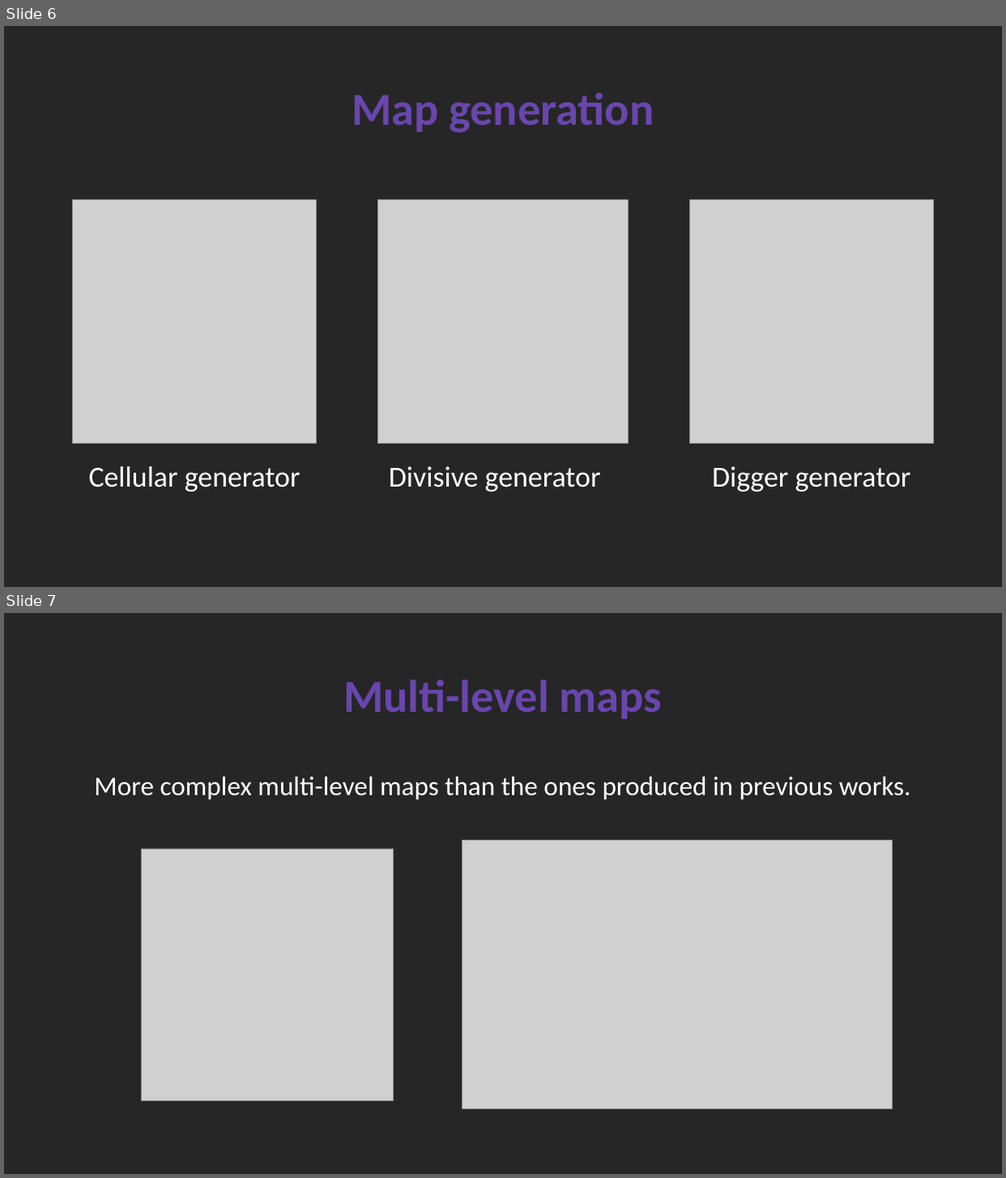
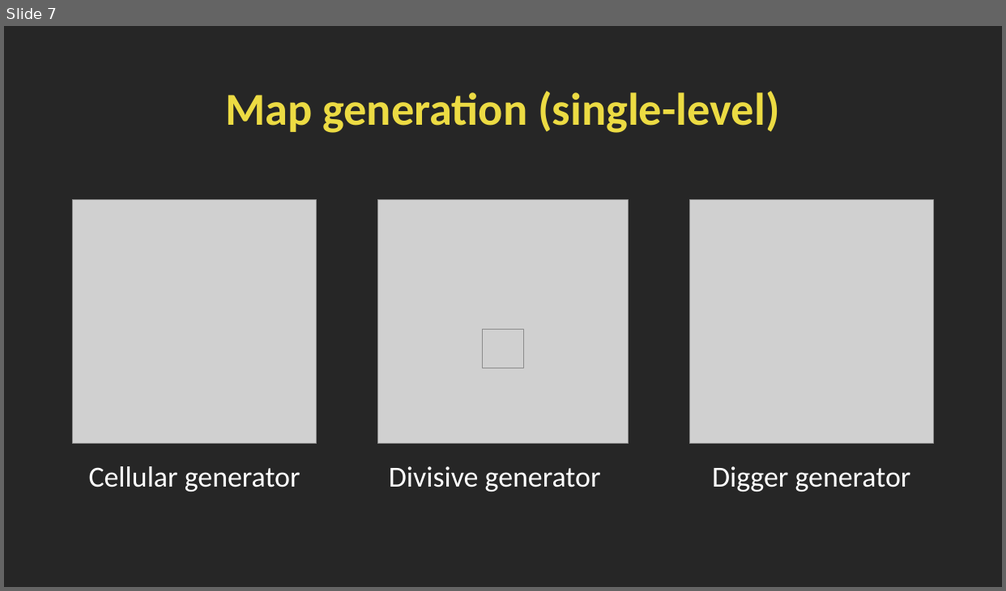
Before and after one commit to SimoDedo/ProjectArena, a slide deck: Presentation/An Online Framework for User-Based Analysis of Maps in First Person Shooters.pptx. Shown one above the other, each under a label of ours: slides 6 and 7 before the commit, slide 7 after it. The pictures are 1006x1178 and 1006x591 pixels, drawn with LibreOffice and Linux fonts; fonts in the diff are those of the drawing; grey boxes stand for pictures. Boxes give left, top, right and bottom in pixels: in the first picture for what was removed or moved away, otherwise in the second. Text is boxed around its words. In the diff, an @@ line names an element or a change of style, - is before the commit and + after.

```diff
--- a/Presentation/An Online Framework for User-Based Analysis of Maps in First Person Shooters.pptx
+++ b/Presentation/An Online Framework for User-Based Analysis of Maps in First Person Shooters.pptx
@@ slide 7 removed at box(4, 613, 1002, 1174), background #262626 @@
@@ title removed at box(343, 679, 662, 719) @@
-Multi-level maps
@@ text removed at box(94, 777, 911, 800) @@
-More complex multi-level maps than the ones produced in previous works.
@@ picture removed at box(142, 849, 394, 1101) @@
@@ picture removed at box(462, 841, 893, 1110) @@
@@ what was slide 6 is now slide 7 @@
@@ slide 7 changed as well @@
@@ title at box(225, 91, 779, 133): text changed; text colour #6946AE to #ECDB43 @@
-Map generation
+Map generation (single-level)
@@ picture added at box(483, 329, 524, 368) @@
```
Also in this commit, not shown: 15 other slides changed, 3 slides added, 2 other slides removed, 6 other files.
